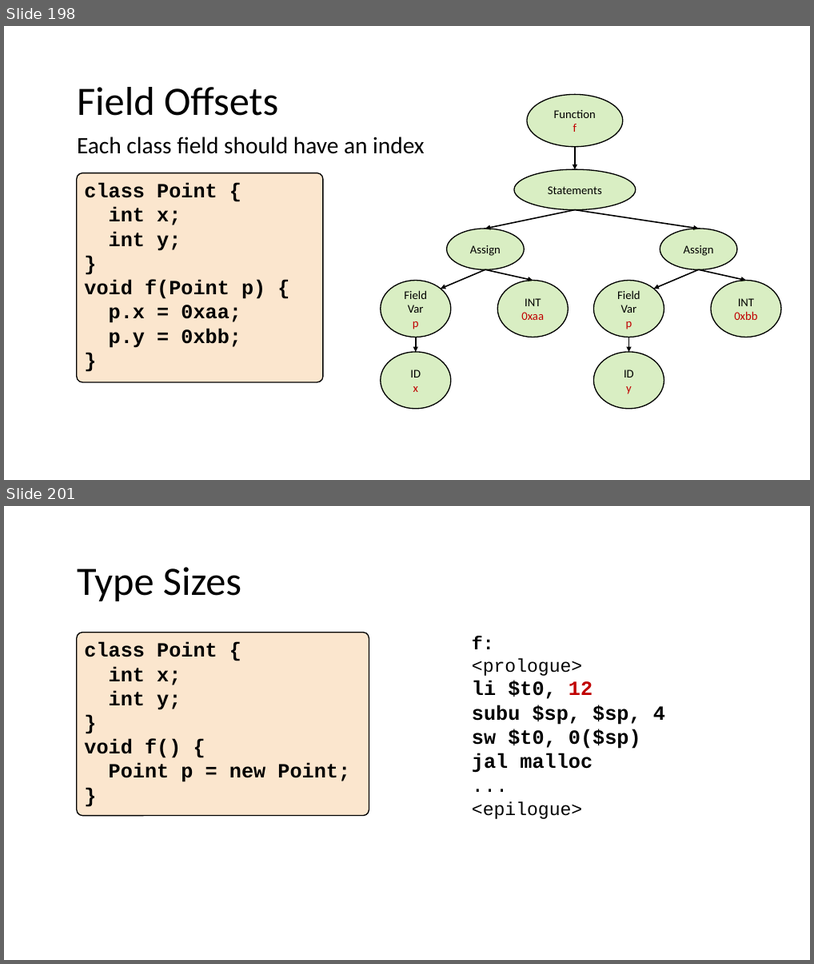
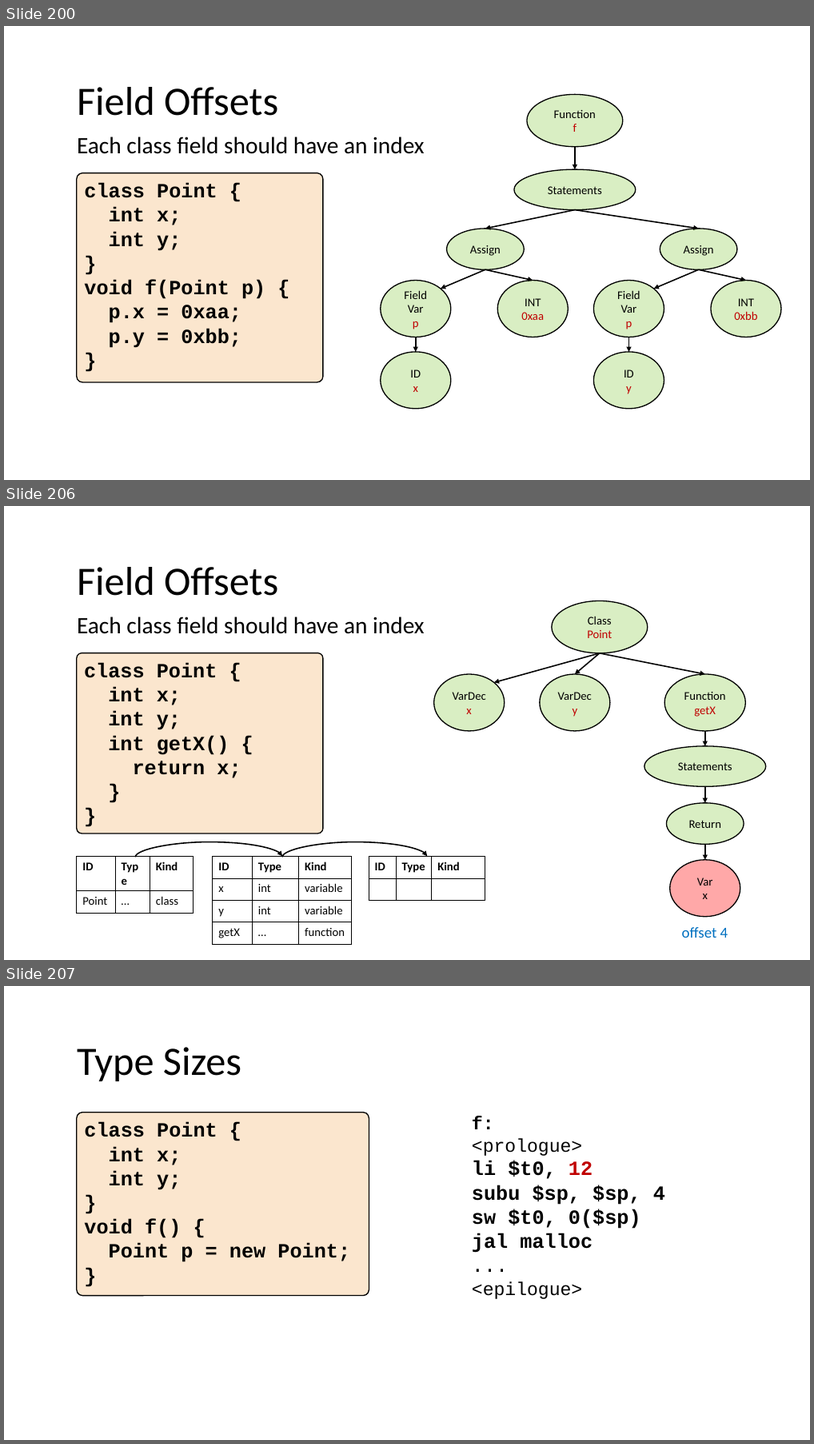
Before and after one commit to nivshani/compilation, a slide deck: slides/semantic.pptx. Shown one above the other, each under a label of ours: slides 198 and 201 before the commit, slides 200, 206 and 207 after it; the slides between them are not shown. The pictures are 814x964 and 814x1444 pixels, drawn with LibreOffice and Linux fonts; fonts in the diff are those of the drawing. Boxes give left, top, right and bottom in pixels: in the first picture for what was removed or moved away, otherwise in the second. Text is boxed around its words. In the diff, an @@ line names an element or a change of style, - is before the commit and + after.

```diff
--- a/slides/semantic.pptx
+++ b/slides/semantic.pptx
@@ slide 206 added at (4,506,810,960), background #FFFFFF @@
@@ text added at (77,567,278,596), 48 pt, text #000000 @@
+Field Offsets
@@ ellipse added at (552,601,648,653), fill #92D050 at 34% opacity, outline #000000 1.25 pt, 14 pt, text #000000 @@
+Class
+Point
@@ text added at (77,616,424,634), 28 pt, text #000000 @@
+Each class field should have an index
@@ rounded rectangle added at (77,653,323,833), fill #FBE6CE, outline #000000 1.25 pt, 24 pt, text #000000, bold @@
+class Point {
+int x;
+int y;
+int getX() {
+return x;
+}
+}
@@ arrow added from (600, 653) to (494, 683), #000000 1.5 pt @@
@@ arrow added from (600, 653) to (575, 674), #000000 1.5 pt @@
@@ arrow added from (600, 653) to (706, 674), #000000 1.5 pt @@
@@ ellipse added at (434,674,504,731), fill #92D050 at 34% opacity, outline #000000 1.25 pt, 14 pt, text #000000 @@
+VarDec
+x
@@ ellipse added at (540,674,610,731), fill #92D050 at 34% opacity, outline #000000 1.25 pt, 14 pt, text #000000 @@
+VarDec
+y
@@ ellipse added at (666,674,746,731), fill #92D050 at 34% opacity, outline #000000 1.25 pt, 14 pt, text #000000 @@
+Function
+getX
@@ arrow added from (706, 731) to (706, 746), #000000 1.5 pt @@
@@ ellipse added at (645,746,766,787), fill #92D050 at 34% opacity, outline #000000 1.25 pt, 14 pt, text #000000 @@
+Statements
@@ arrow added from (706, 786) to (706, 803), #000000 1.5 pt @@
@@ ellipse added at (667,803,745,844), fill #92D050 at 34% opacity, outline #000000 1.25 pt, 14 pt, text #000000 @@
+Return
@@ table added at (77,856,194,908), 2 rows, 3 columns @@
+ID | Type | Kind
+Point | … | class
@@ curved arrow added from (135, 857) to (283, 856), #000000 1.5 pt @@
@@ table added at (213,856,352,944), 4 rows, 3 columns @@
+ID | Type | Kind
+x | int | variable
+y | int | variable
+getX | … | function
@@ curved arrow added from (283, 857) to (427, 856), #000000 1.5 pt @@
@@ table added at (369,856,485,900), 2 rows, 3 columns @@
+ID | Type | Kind
+ |  | 
@@ ellipse added at (670,860,741,916), fill #FF0000 at 34% opacity, outline #000000 1.25 pt, 14 pt, text #000000 @@
+Var
+x
@@ arrow added from (706, 844) to (706, 860), #000000 1.5 pt @@
@@ text added at (682,927,729,937), 18 pt, text #0070C0 @@
+offset 4
@@ what was slide 198 is now slide 200 @@
@@ what was slide 201 is now slide 207 @@
```
Also in this commit, not shown: 24 slides changed, 5 other slides added, 1 other file.
